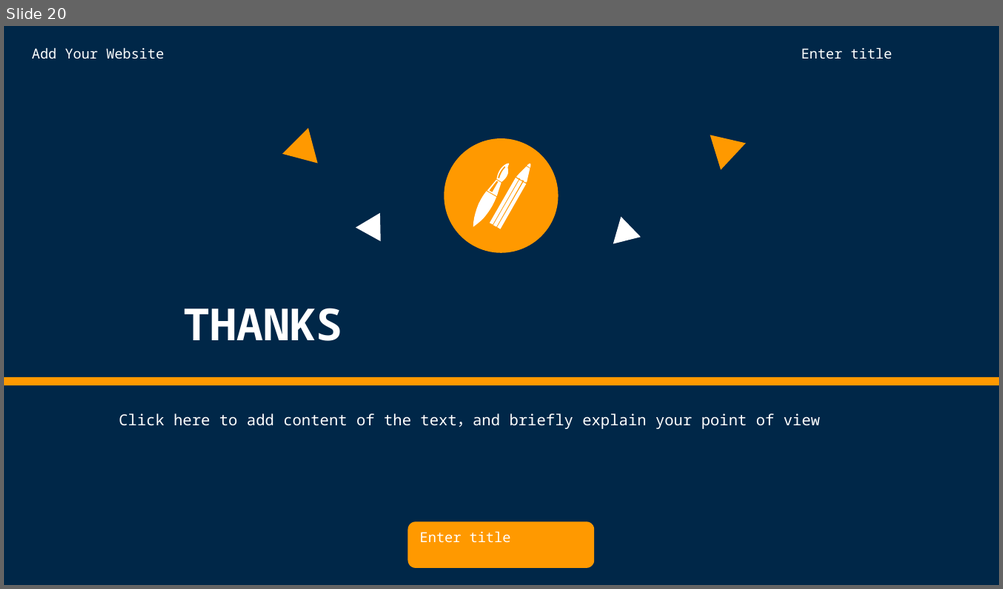
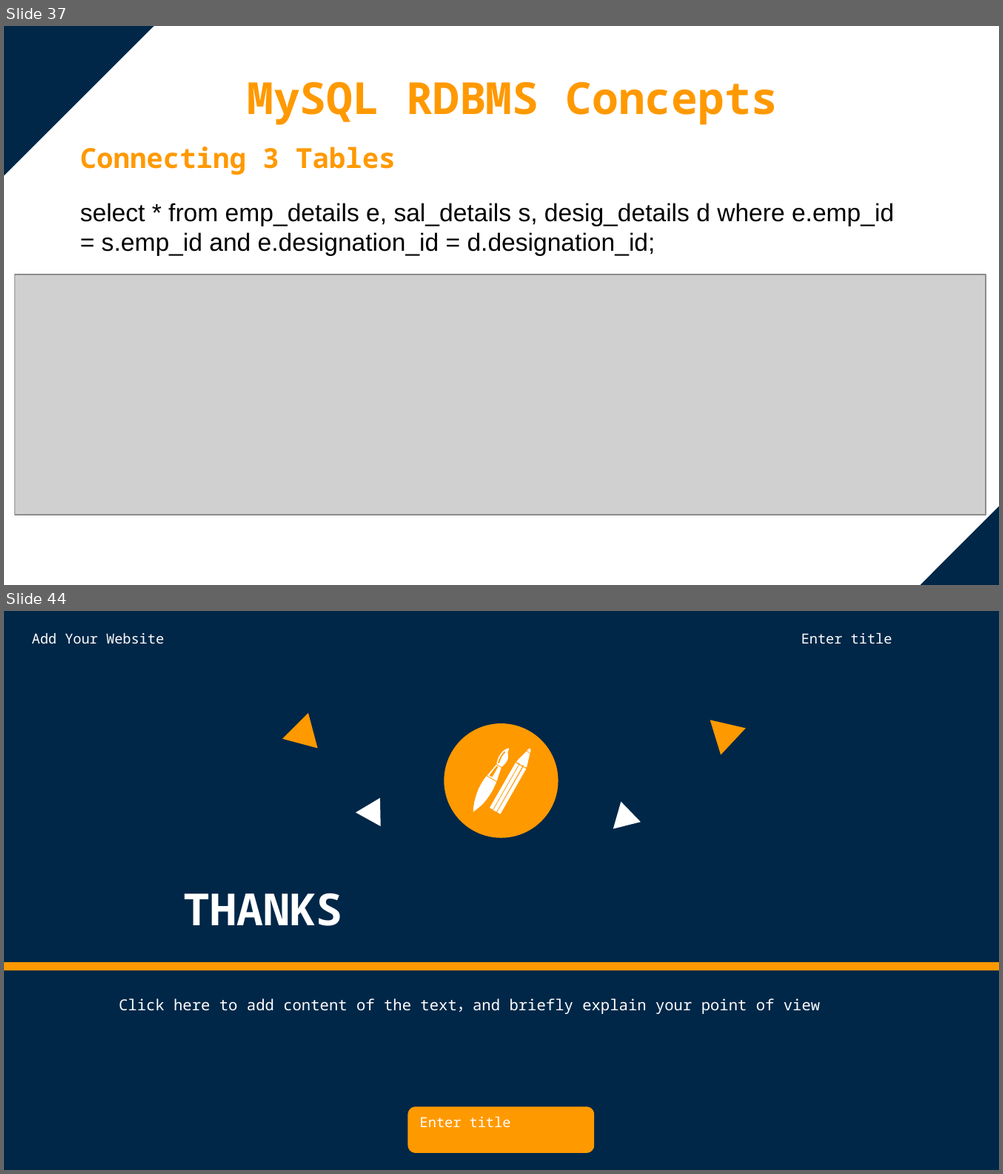
Before and after one commit to vijayadithya831/personal, a slide deck: Full Stack/SQL/Mini Project/SQL Mini Project.pptx. Shown one above the other, each under a label of ours: slide 20 before the commit, slides 37 and 44 after it; the slides between them are not shown. The pictures are 1003x589 and 1003x1174 pixels, drawn with LibreOffice and Linux fonts; fonts in the diff are those of the drawing; grey boxes stand for pictures. Boxes give left, top, right and bottom in pixels: in the first picture for what was removed or moved away, otherwise in the second. Text is boxed around its words. In the diff, an @@ line names an element or a change of style, - is before the commit and + after.

```diff
--- a/Full Stack/SQL/Mini Project/SQL Mini Project.pptx
+++ b/Full Stack/SQL/Mini Project/SQL Mini Project.pptx
@@ slide 37 added at bbox=[4, 26, 999, 585], background #FFFFFF @@
@@ right triangle added at bbox=[4, 26, 155, 178], fill #002748 @@
@@ text added at bbox=[247, 82, 777, 125], 32 pt, text #FF9900, bold @@
+MySQL RDBMS Concepts
@@ text added at bbox=[80, 147, 395, 175], 20 pt, text #FF9900, bold @@
+Connecting 3 Tables
@@ text added at bbox=[80, 203, 893, 255], 18 pt, text #000000 @@
+select * from emp_details e, sal_details s, desig_details d where e.emp_id = s.emp_id and e.designation_id = d.designation_id;
@@ picture added at bbox=[15, 275, 986, 515] @@
@@ right triangle added at bbox=[916, 504, 999, 585], fill #002748 @@
@@ what was slide 20 is now slide 44 @@
```
Also in this commit, not shown: 4 slides changed, 23 other slides added, 1 other file.
